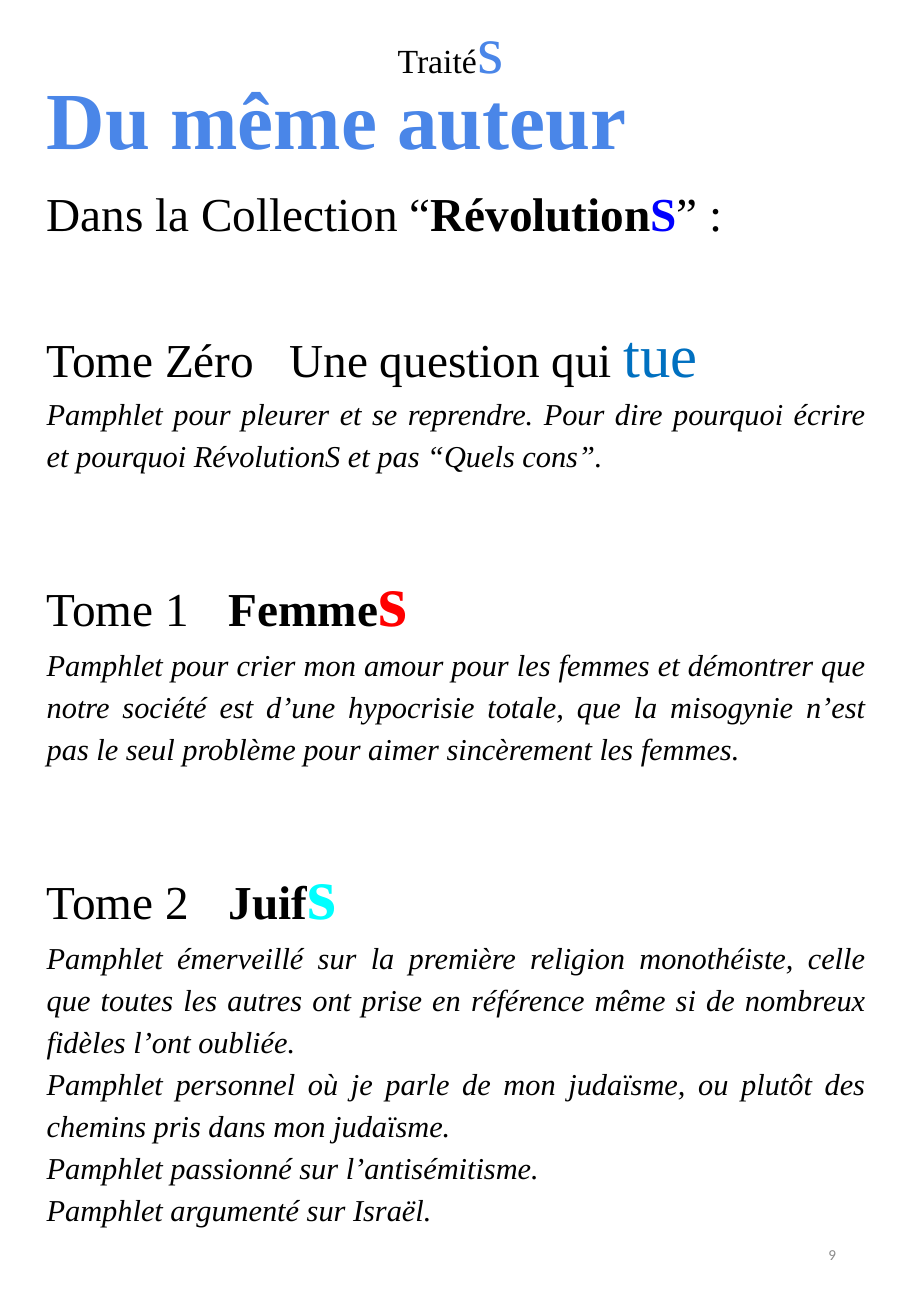
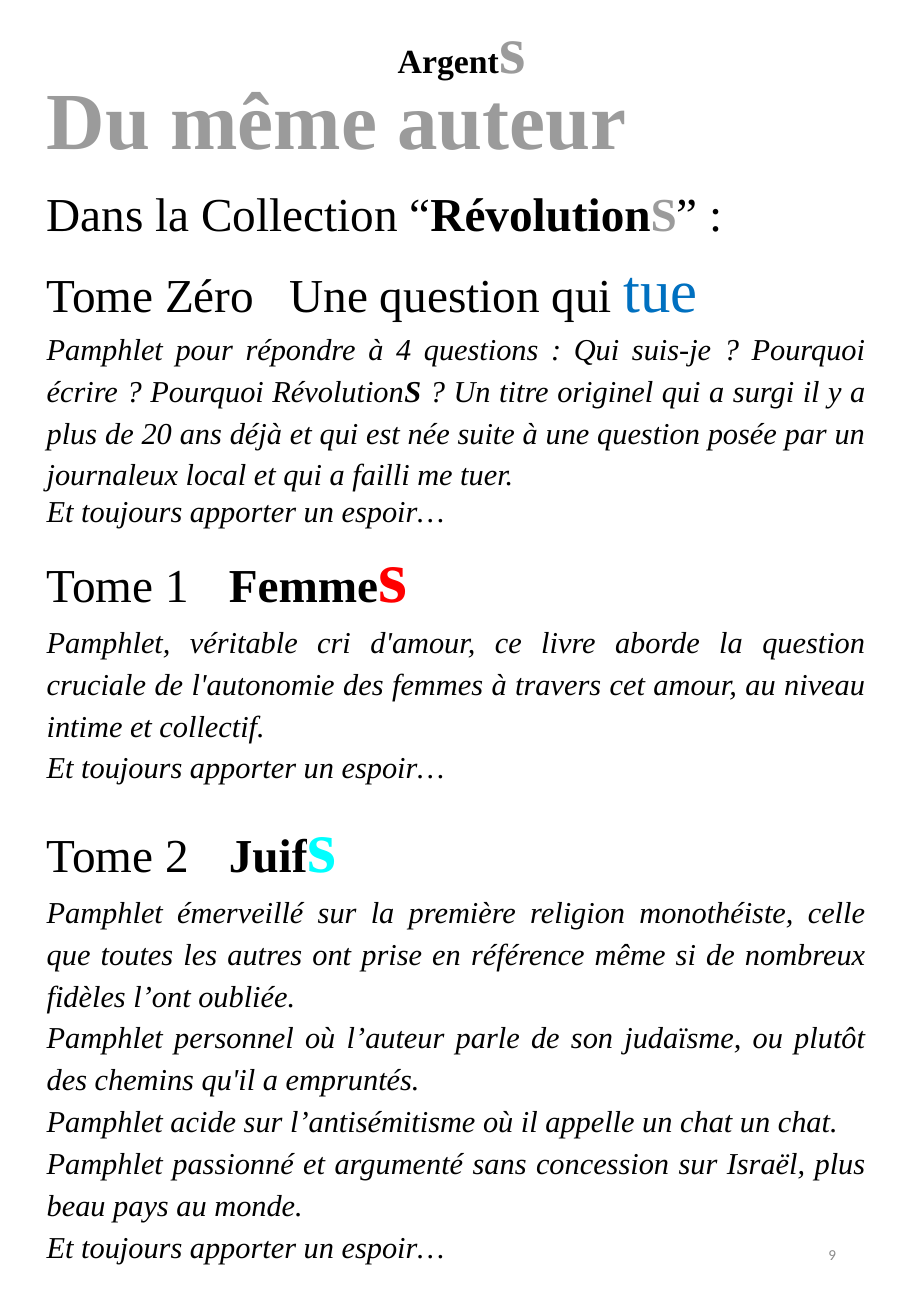
Before and after one commit to BenjaminLOUIS84/e_commerce, a slide deck: slide 9 of e_commerce/public/ppsx/tome3.ppsx. Drawn at 911x1316 pixels with LibreOffice and Linux fonts; fonts in the diff are those of the drawing. Boxes give left, top, right and bottom in pixels: in the first picture for what was removed or moved away, otherwise in the second. Text is boxed around its words. In the diff, an @@ line names an element or a change of style, - is before the commit and + after.

```diff
--- a/e_commerce/public/ppsx/tome3.ppsx
+++ b/e_commerce/public/ppsx/tome3.ppsx
@@ text at (x1=386, y1=0, x2=539, y2=95): text changed; bold on @@
-Traités
+Argents
@@ text at (x1=47, y1=92, x2=865, y2=1013): text colour #4A86E8 to #9B9B9B in "Du même auteur"; text colour #0000FF to #9B9B9B in "“RévolutionS”"; highlight none to #FFFFFF in "Pamphlet émerveillé sur la première religion monothéiste, ..."; alignment justified to left; line spacing 1.15 to 1 @@
@@ text at (x1=47, y1=339, x2=865, y2=528): text changed @@
-Pamphlet pour pleurer et se reprendre. Pour dire pourquoi écrire et pourquoi RévolutionS et pas “Quels cons”.
+Pamphlet pour répondre à 4 questions : Qui suis-je ? Pourquoi écrire ? Pourquoi RévolutionS ? Un titre originel qui a surgi il y a plus de 20 ans déjà et qui est née suite à une question posée par un journaleux local et qui a failli me tuer.
+Et toujours apporter un espoir…
@@ text at (x1=47, y1=632, x2=865, y2=785): text changed @@
-Pamphlet pour crier mon amour pour les femmes et démontrer que notre société est d’une hypocrisie totale, que la misogynie n’est pas le seul problème pour aimer sincèrement les femmes.
+Pamphlet, véritable cri d'amour, ce livre aborde la question cruciale de l'autonomie des femmes à travers cet amour, au niveau intime et collectif.
+Et toujours apporter un espoir…
@@ text at (x1=47, y1=1027, x2=866, y2=1264): text changed @@
-Pamphlet personnel où je parle de mon judaïsme, ou plutôt des chemins pris dans mon judaïsme.
-Pamphlet passionné sur l’antisémitisme.
-Pamphlet argumenté sur Israël.
+Pamphlet personnel où l’auteur parle de son judaïsme, ou plutôt des chemins qu'il a empruntés.
+Pamphlet acide sur l’antisémitisme où il appelle un chat un chat.
+Pamphlet passionné et argumenté sans concession sur Israël, plus beau pays au monde.
+Et toujours apporter un espoir…
```
Also in this commit, not shown: 56 other slides changed, 2 slides added.
